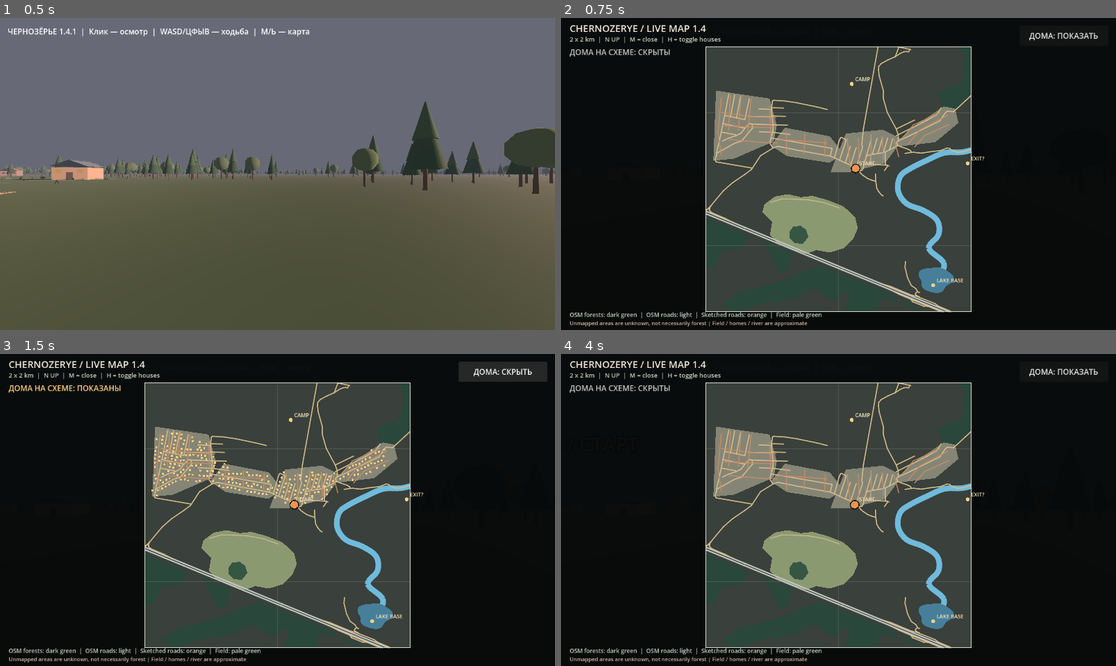
Above: before the commit, frames 1-4 (two rows, left to right).
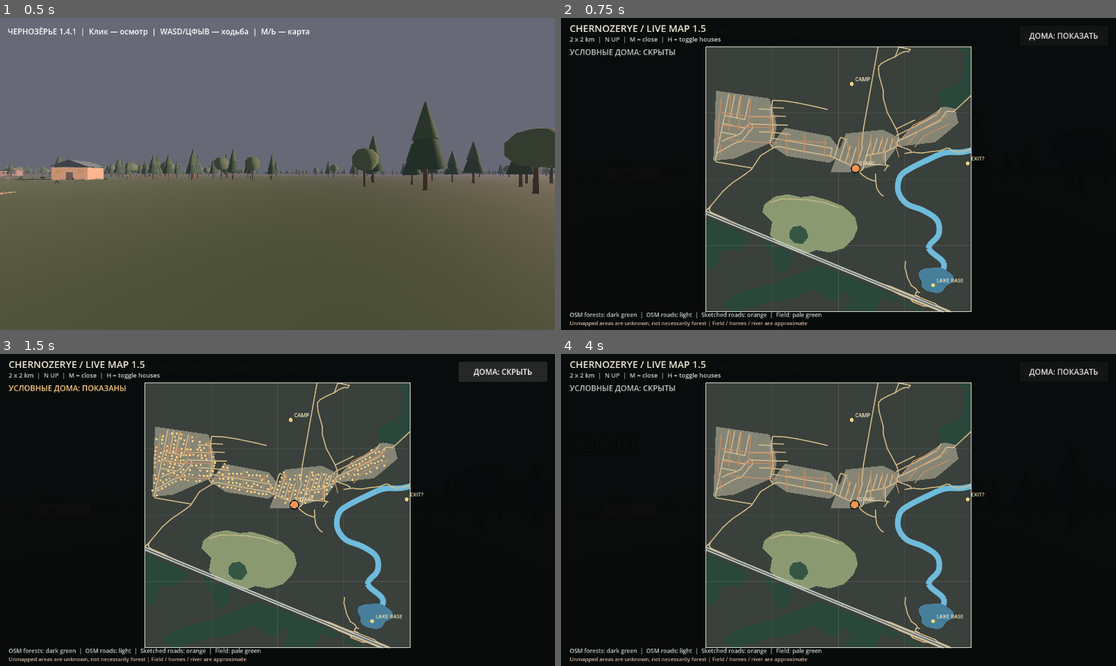
Above: after the commit, the same moments.

Repository: blacklambcult/chernozerye
Game: Godot game, scene res://main.tscn
The game is run twice, just before and just after one commit, with the same random seed, the same clock (stepped at 60 frames per second) and the same inputs.
Inputs (mouse positions are in pixels of both pictures, inside the frame that each line leads up to):
- Up to frame 1 (0.5 s): no input
- Up to frame 2 (0.75 s): tap Enter at 0.5 s; move the mouse to (960, 158) at 0.52 s; hold D from 0.53 s (still down); tap M at 0.6 s; click (960, 158) at 0.67 s
- Up to frame 3 (1.5 s): tap Space at 0.77 s; release D at 1.25 s; click "ДОМА: ПОКАЗАТЬ" at 1.25 s
- Up to frame 4 (4 s): click "ДОМА: СКРЫТЬ" at 2 s; tap Space at 2.75, 3.02 s; move the mouse to (727, 525) at 2.77 s; hold S 2.78-3.53 s; tap Shift at 2.85 s; tap Enter at 3.5 s; move the mouse to (894, 441) at 3.52 s; hold D from 3.53 s (still down); tap H at 3.6 s

Frame 1 is identical in both runs. In frame 2, 0.3% of the frame differs, in the area x 1-62%, y 2-52%; in frame 3, 0.3%; in frame 4, 0.3%.

Commit message:
feat: add sector A geographic inspection zoom and separate OSM building outlines

Diff:
--- a/godot/live_map_v08.gd
+++ b/godot/live_map_v08.gd
@@ -6,6 +6,8 @@
 var player: Node3D
 var osm_features: Array = []
 var show_houses := false
+var show_osm_buildings := false
+var sector_a_zoom := false
 
 func initialize(world_node: Node3D, geo_node: Node3D, player_node: Node3D, features: Array) -> void:
     world = world_node
@@ -21,17 +23,32 @@
     if visible:
         queue_redraw()
 
+func _view_center() -> Vector2:
+    return Vector2(-660.0, 390.0) if sector_a_zoom else Vector2.ZERO
+
+func _view_half() -> float:
+    return 340.0 if sector_a_zoom else HALF
+
+func _in_view(p: Vector2) -> bool:
+    var c := _view_center()
+    var h := _view_half()
+    return absf(p.x - c.x) <= h and absf(p.y - c.y) <= h
+
 func _map_pos(p: Vector2) -> Vector2:
     var side: float = maxf(10.0, minf(size.x - 36.0, size.y - 98.0))
     var origin := Vector2((size.x - side) * 0.5, 60.0 + maxf(0.0, (size.y - 98.0 - side) * 0.5))
-    return origin + Vector2((p.x + HALF) * side / (2.0 * HALF), (HALF - p.y) * side / (2.0 * HALF))
+    var c := _view_center()
+    var h := _view_half()
+    return origin + Vector2((p.x - c.x + h) * side / (2.0 * h), (c.y + h - p.y) * side / (2.0 * h))
 
 # Clip all geometry to the 2 x 2 km study square before drawing.
 # Source OSM ways extend beyond the square and must not appear outside its frame.
 func _bounds() -> PackedVector2Array:
+    var c := _view_center()
+    var h := _view_half()
     return PackedVector2Array([
-        Vector2(-HALF, -HALF), Vector2(HALF, -HALF),
-        Vector2(HALF, HALF), Vector2(-HALF, HALF)
+        Vector2(c.x - h, c.y - h), Vector2(c.x + h, c.y - h),
+        Vector2(c.x + h, c.y + h), Vector2(c.x - h, c.y + h)
     ])
 
 func _poly(points: PackedVector2Array, tint: Color) -> void:
@@ -39,7 +56,7 @@
         return
     var all_inside := true
     for p in points:
-        if absf(p.x) > HALF or absf(p.y) > HALF:
+        if not _in_view(p):
             all_inside = false
             break
     var pieces: Array = [points] if all_inside else Geometry2D.intersect_polygons(points, _bounds())
@@ -55,7 +72,9 @@
     # Liang-Barsky segment clipping: returns zero or two vertices.
     var d := b - a
     var p_values := [-d.x, d.x, -d.y, d.y]
-    var q_values := [a.x + HALF, HALF - a.x, a.y + HALF, HALF - a.y]
+    var c := _view_center()
+    var h := _view_half()
+    var q_values := [a.x - (c.x - h), c.x + h - a.x, a.y - (c.y - h), c.y + h - a.y]
     var low := 0.0
     var high := 1.0
     for k in range(4):
@@ -87,8 +106,10 @@
 
 func _draw() -> void:
     draw_rect(Rect2(Vector2.ZERO, size), Color(0.025, 0.036, 0.035, 0.97))
-    var nw := _map_pos(Vector2(-HALF, HALF))
-    var se := _map_pos(Vector2(HALF, -HALF))
+    var c := _view_center()
+    var h := _view_half()
+    var nw := _map_pos(c + Vector2(-h, h))
+    var se := _map_pos(c + Vector2(h, -h))
     # Unmapped territory is not automatically classified as forest.
     draw_rect(Rect2(nw, se - nw), Color("#3a403b"))
     # OpenStreetMap forest polygons are mapped evidence, but coverage is incomplete.
@@ -99,13 +120,10 @@
         for point in feature.get("points", []):
             forest_polygon.append(Vector2(float(point[0]), float(point[1])))
         _poly(forest_polygon, Color("#29473a"))
-    for tick in range(-1000, 1001, 500):
-        var a := _map_pos(Vector2(float(tick), -HALF))
-        var b := _map_pos(Vector2(float(tick), HALF))
-        draw_line(a, b, Color(1, 1, 1, 0.12), 1.0)
-        a = _map_pos(Vector2(-HALF, float(tick)))
-        b = _map_pos(Vector2(HALF, float(tick)))
-        draw_line(a, b, Color(1, 1, 1, 0.12), 1.0)
+    var tick_step := 100 if sector_a_zoom else 500
+    for tick in range(-1000, 1001, tick_step):
+        _line(PackedVector2Array([Vector2(float(tick), -HALF), Vector2(float(tick), HALF)]), Color(1, 1, 1, 0.12), 1.0)
+        _line(PackedVector2Array([Vector2(-HALF, float(tick)), Vector2(HALF, float(tick))]), Color(1, 1, 1, 0.12), 1.0)
     if is_instance_valid(geo):
         for zone in geo.settlements:
             _poly(zone, Color("#858576"))
@@ -117,7 +135,10 @@
         if show_houses:
             var meters_to_pixels := (_map_pos(Vector2(1.0, 0.0)) - _map_pos(Vector2.ZERO)).x
             for house in geo.house_footprints:
-                var center: Vector2 = _map_pos(house["center"])
+                var world_center: Vector2 = house["center"]
+                if not _in_view(world_center):
+                    continue
+                var center: Vector2 = _map_pos(world_center)
                 var footprint := Vector2(
                     maxf(4.0, float(house["width"]) * meters_to_pixels),
                     maxf(4.0, float(house["depth"]) * meters_to_pixels)
@@ -134,6 +155,18 @@
         var kind: String = str(feature.get("tags", {}).get("highway", ""))
         var major := kind in ["trunk", "motorway", "primary"]
         _line(path, Color("#c0c5c0") if major else Color("#d3ba8a"), 3.0 if major else 2.0)
+    if show_osm_buildings:
+        # OSM outlines are real mapped contributions but can be outdated/incomplete.
+        # Do not confuse them with the provisional yellow house layer.
+        for feature in osm_features:
+            if not feature is Dictionary or feature.get("type", "") != "building":
+                continue
+            var outline := PackedVector2Array()
+            for point in feature.get("points", []):
+                outline.append(Vector2(float(point[0]), float(point[1])))
+            if outline.size() >= 3:
+                outline.append(outline[0])
+                _line(outline, Color("#75e1e0"), 2.0)
     if is_instance_valid(geo):
         # Render only the extra sketched roads here, not the OSM lines twice.
         for route in geo.sketch_roads:
@@ -149,16 +182,23 @@
         [Vector2(975, 120), "EXIT?"]
     ]
     for mark in marks:
+        if not _in_view(mark[0]):
+            continue
         var p := _map_pos(mark[0])
         draw_circle(p, 4.0, Color("#f5d17e"))
         _text(p + Vector2(7, -6), str(mark[1]), Color("#f5e5bd"), 11)
     if is_instance_valid(player):
-        var p := _map_pos(Vector2(player.position.x, -player.position.z))
-        draw_circle(p, 7.0, Color("#ff9149"))
-        draw_arc(p, 9.0, 0.0, TAU, 24, Color("#191d1b"), 2.0)
-    _text(Vector2(18, 29), "CHERNOZERYE / LIVE MAP 1.4", Color("#f2ead8"), 20)
-    _text(Vector2(18, 49), "2 x 2 km  |  N UP  |  M = close  |  H = toggle houses", Color("#c2cfc0"))
-    var house_status := "ДОМА НА СХЕМЕ: ПОКАЗАНЫ" if show_houses else "ДОМА НА СХЕМЕ: СКРЫТЫ"
+        var player_map_pos := Vector2(player.position.x, -player.position.z)
+        if _in_view(player_map_pos):
+            var p := _map_pos(player_map_pos)
+            draw_circle(p, 7.0, Color("#ff9149"))
+            draw_arc(p, 9.0, 0.0, TAU, 24, Color("#191d1b"), 2.0)
+    _text(Vector2(18, 29), "CHERNOZERYE / LIVE MAP 1.5", Color("#f2ead8"), 20)
+    var map_scale := "СЕКТОР A / 680 x 680 м" if sector_a_zoom else "2 x 2 km"
+    _text(Vector2(18, 49), map_scale + "  |  N UP  |  M = close  |  H = toggle houses", Color("#c2cfc0"))
+    var house_status := "УСЛОВНЫЕ ДОМА: ПОКАЗАНЫ" if show_houses else "УСЛОВНЫЕ ДОМА: СКРЫТЫ"
     _text(Vector2(18, 77), house_status, Color("#ffce80") if show_houses else Color("#c0c7c0"), 16)
+    if sector_a_zoom:
+        _text(Vector2(18, 100), "Жёлтые: игровая генерация  |  Голубые: контуры OSM (непроверенные)", Color("#9fdad6"), 13)
     _text(Vector2(18, size.y - 27), "OSM forests: dark green  |  OSM roads: light  |  Sketched roads: orange  |  Field: pale green", Color("#c9d3c8"), 12)
     _text(Vector2(18, size.y - 10), "Unmapped areas are unknown, not necessarily forest | Field / homes / river are approximate", Color("#d3b4a0"), 11)
